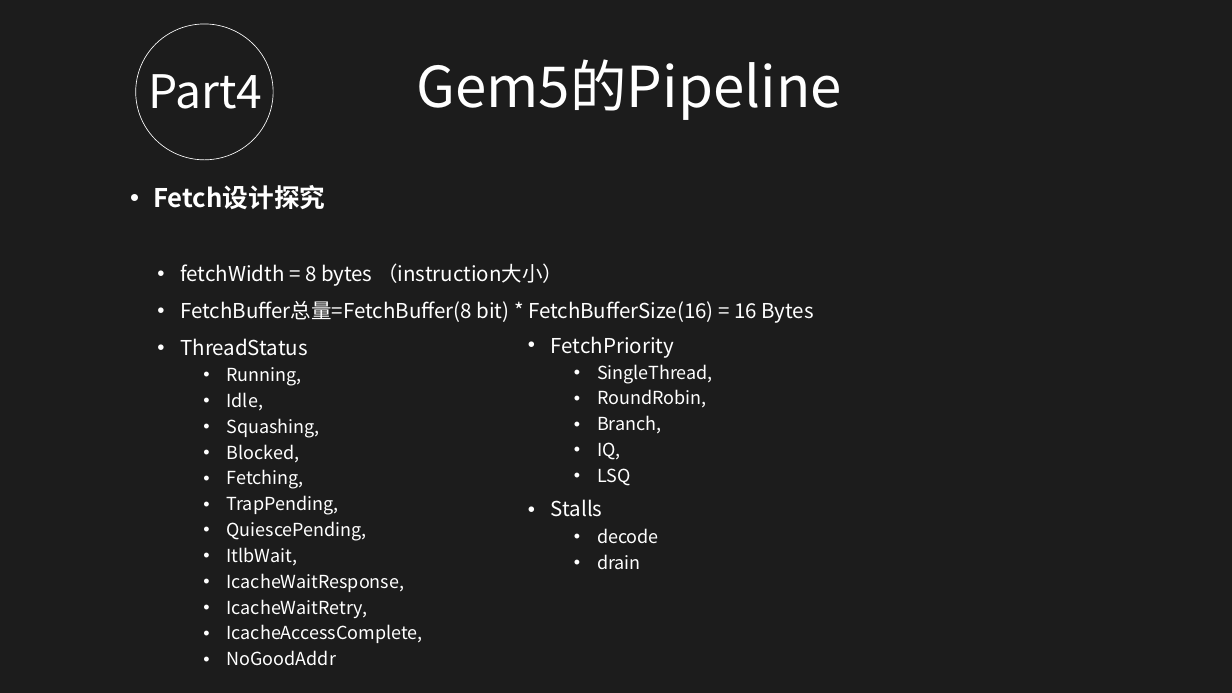
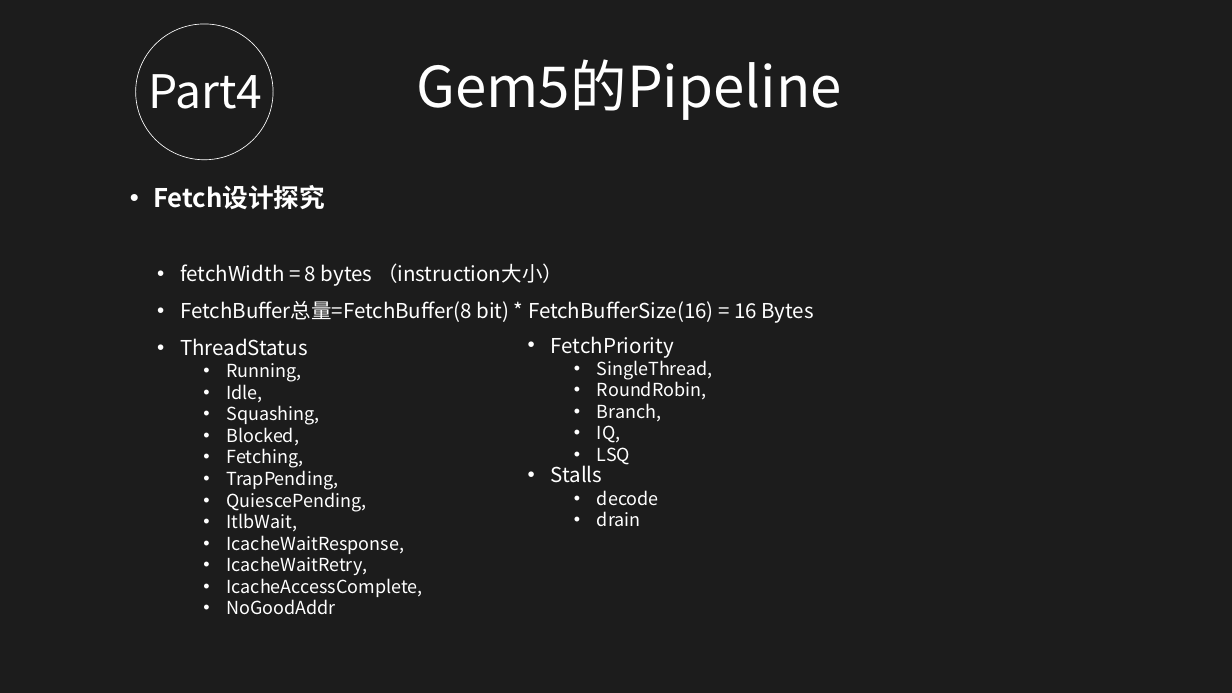
Before and after one commit to oliverxyy/gem5-source-code-learning, a slide deck: slide 41 of doc/gem5.pptx. Drawn at 1232x693 pixels with LibreOffice and Linux fonts; fonts in the diff are those of the drawing; background and template pictures are left out; a plain dark background stands for a picture behind light text. Boxes give left, top, right and bottom in pixels: in the first picture for what was removed or moved away, otherwise in the second. Text is boxed around its words. In the diff, an @@ line names an element or a change of style, - is before the commit and + after.

```diff
--- a/doc/gem5.pptx
+++ b/doc/gem5.pptx
@@ text "fetchWidth = 8 bytes （instruction大小）" at (180, 263, 814, 615): line spacing 0.9 to 1; less space between paragraphs @@
@@ text "FetchPriority" at (551, 336, 713, 526): line spacing 0.9 to 1; less space between paragraphs @@
```
Also in this commit, not shown: 21 other slides changed, 1 other file.
